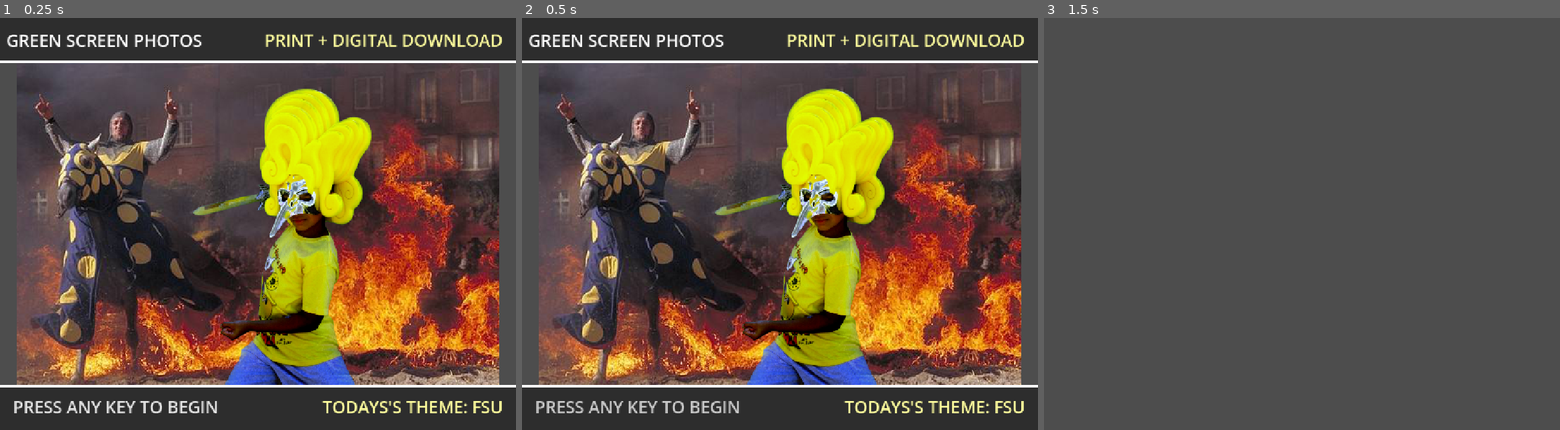
Above: before the commit, frames 1-3 (left to right).
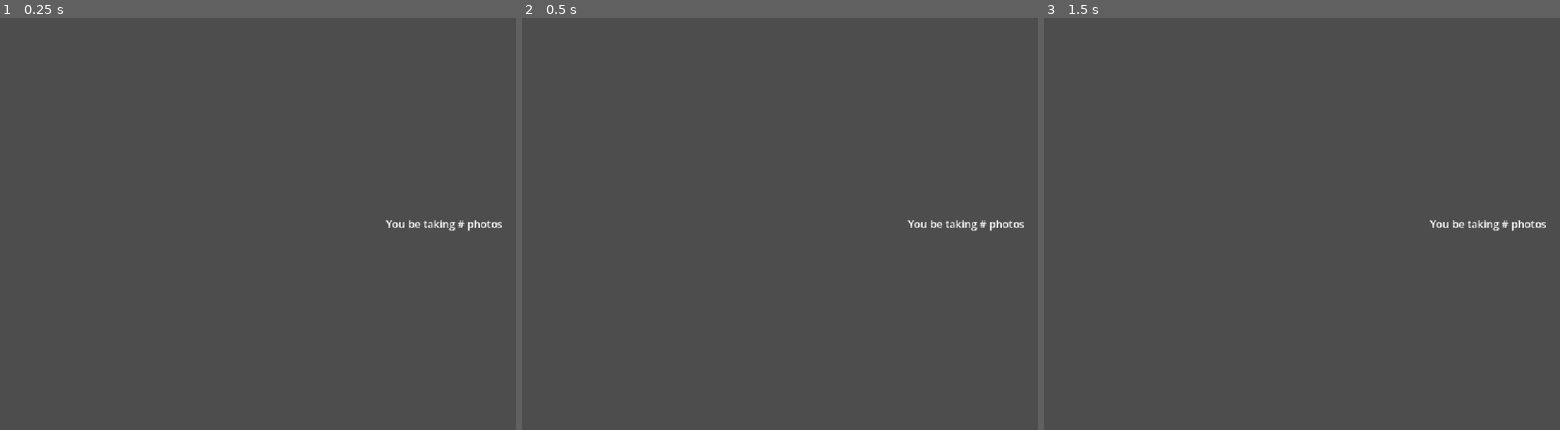
Above: after the commit, the same moments.

Repository: shaneriob-bit/kiosk-client
Game: Godot game, scene res://_scenes/main.tscn
Two runs of this game, one before a commit and one after it. Both use one fixed random seed, a clock stepped at 60 frames per second and the inputs below.
Inputs:
- Up to frame 1 (0.25 s): no input
- Up to frame 2 (0.5 s): no input
- Up to frame 3 (1.5 s): tap Enter at 0.5 s; tap Space at 1.25 s

The runs differ from the first frame. In frame 1, 74% of the frame differs, in the area x 0-100%, y 0-100%; in frame 2, 74%; in frame 3, 0.2%.

Commit message:
fix anchoring

Diff:
--- a/_scenes/main.tscn
+++ b/_scenes/main.tscn
@@ -10,11 +10,14 @@
 [node name="Main" type="Node2D" unique_id=1640866435]
 
 [node name="HomeScreen" type="Node2D" parent="." unique_id=787528761 groups=["GroupListener"]]
+visible = false
 script = ExtResource("1_6bnj4")
 
 [node name="HomeUILayer" type="CanvasLayer" parent="HomeScreen" unique_id=1790018359]
+visible = false
 
 [node name="HomeUI" parent="HomeScreen/HomeUILayer" unique_id=2144548917 instance=ExtResource("1_3q5j6")]
+visible = false
 
 [node name="ImageScroller" type="Node2D" parent="HomeScreen" unique_id=1031963934]
 script = ExtResource("1_x6rnu")
@@ -23,6 +26,9 @@
 position = Vector2(640, 512)
 texture = ExtResource("2_3q5j6")
 
-[node name="OrderScreen" parent="." unique_id=1574650878 groups=["GroupListener"] instance=ExtResource("4_lavtb")]
-visible = false
+[node name="OrderScreenLayer" type="CanvasLayer" parent="." unique_id=478058512]
+
+[node name="OrderScreen" parent="OrderScreenLayer" unique_id=1574650878 groups=["GroupListener"] instance=ExtResource("4_lavtb")]
+size_flags_horizontal = 4
+size_flags_vertical = 4
 script = ExtResource("6_ce27d")
--- a/_scenes/order_screen.tscn
+++ b/_scenes/order_screen.tscn
@@ -13,14 +13,29 @@
 size_flags_horizontal = 3
 size_flags_vertical = 3
 
+[node name="Label" type="Label" parent="." unique_id=1650628495]
+layout_mode = 1
+anchors_preset = 6
+anchor_left = 1.0
+anchor_top = 0.5
+anchor_right = 1.0
+anchor_bottom = 0.5
+offset_left = -356.0
+offset_top = -72.5
+offset_bottom = 72.5
+grow_horizontal = 0
+grow_vertical = 2
+theme_override_font_sizes/font_size = 26
+text = "You be taking # photos"
+horizontal_alignment = 1
+vertical_alignment = 1
+
 [node name="BackgroundSelection" type="ScrollContainer" parent="." unique_id=1131618317]
 custom_minimum_size = Vector2(1280, 1024)
 custom_maximum_size = Vector2(920, 984)
 layout_mode = 0
 offset_left = -1.0
 offset_top = 42.0
-offset_right = 1279.0
-offset_bottom = 1026.0
 offset_right = 921.0
 offset_bottom = 1024.0
 script = ExtResource("1_cjxwk")
--- a/_scripts/background_selection.gd
+++ b/_scripts/background_selection.gd
@@ -23,7 +23,12 @@
 	background_folder.list_dir_end()
 
 
-	var ordered_names = tab_bar.get_ordered_names()
+	var ordered_names : Array = tab_bar.get_ordered_names()
+
+	if ordered_names.size() == 0:
+		# fallback to the order of the tabs if no json
+		for i in tab_bar.tab_count:
+			ordered_names.append(tab_bar.get_tab_title(i))
 
 	sections.sort_custom(func(a, b):
 		var index_a = ordered_names.find(a)
